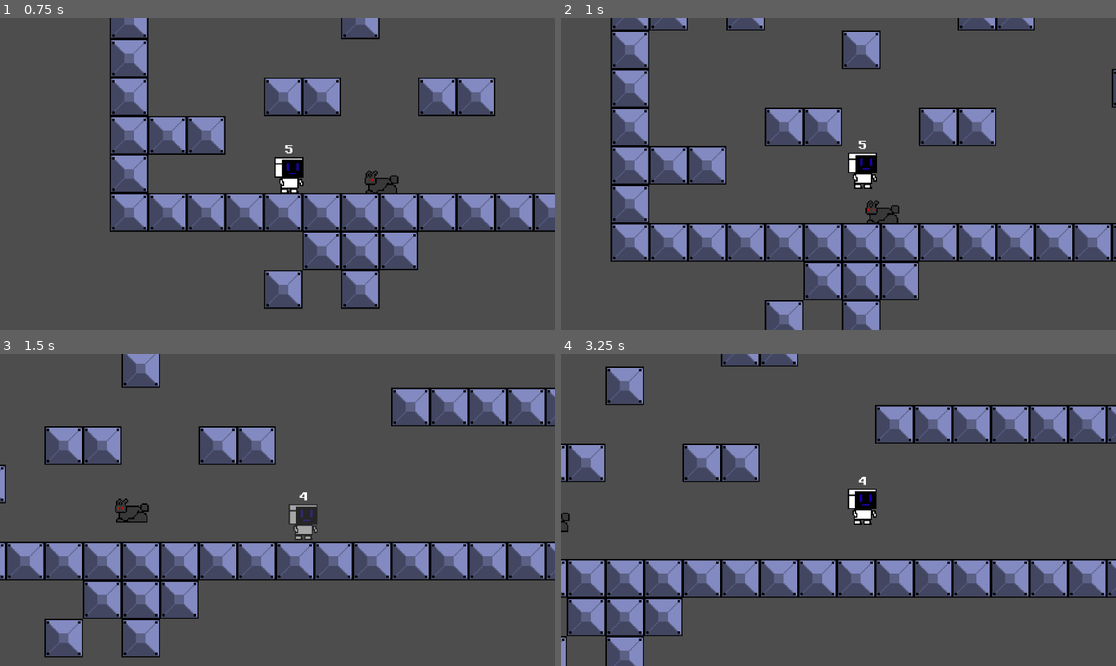
Above: before the commit, frames 1-4 (two rows, left to right).
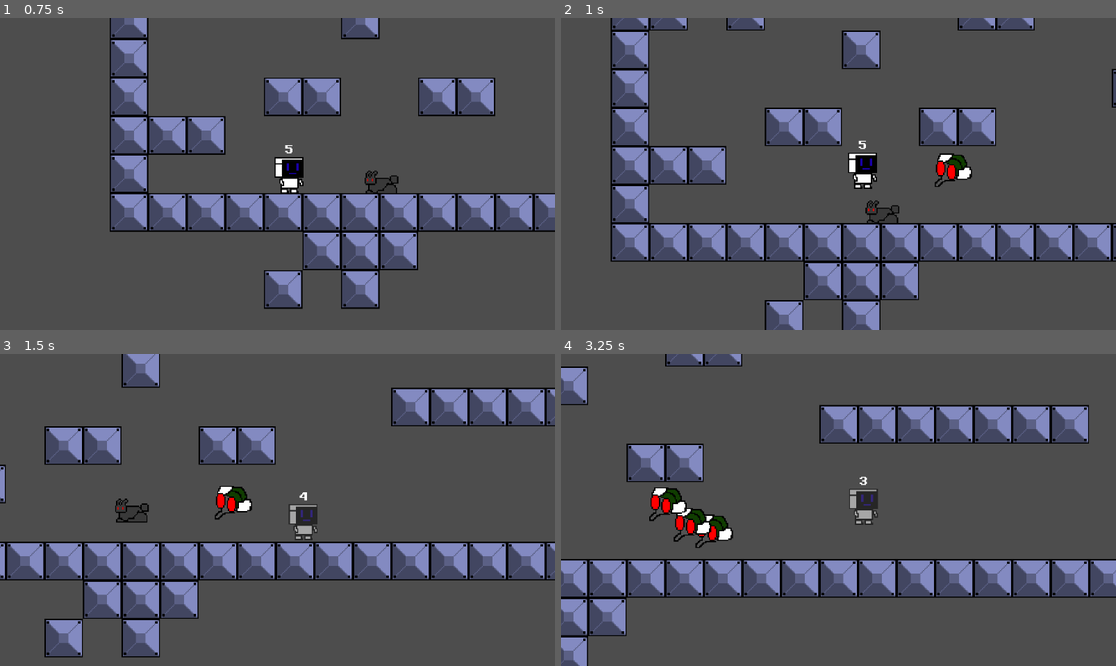
Above: after the commit, the same moments.

Repository: DanielKuhnDeAraujo/Robozin
Game: Godot game, scene res://scenes/jogo.tscn
The game is run twice, just before and just after one commit, with the same random seed, the same clock (stepped at 60 frames per second) and the same inputs.
Inputs:
- Up to frame 1 (0.75 s): hold D (andar_direita) from 0.53 s (still down)
- Up to frame 2 (1 s): keep holding D (andar_direita); tap Space (pulo) at 0.77 s
- Up to frame 3 (1.5 s): keep holding D (andar_direita)
- Up to frame 4 (3.25 s): tap Space (pulo) at 1.52, 3.02 s; release D (andar_direita) at 2.03 s; hold Left (andar_esquerda) 2.03-2.78 s; hold D (andar_direita) from 2.78 s (still down)

Frame 1 is identical in both runs. In frame 2, 0.5% of the frame differs, in the area x 67-75%, y 43-55%; in frame 3, 0.5%; in frame 4, 20%, in the area x 0-100%, y 0-100%.
Error before the commit: Invalid access to property or key 'tempo' on a base object of type 'Node'. (res://spawner.gd:4)

Commit message:
spawner pronto sem limite

Diff:
--- a/scenes/jogo.tscn
+++ b/scenes/jogo.tscn
@@ -1,10 +1,11 @@
-[gd_scene load_steps=8 format=4 uid="uid://6ab4csixupru"]
+[gd_scene load_steps=9 format=4 uid="uid://6ab4csixupru"]
 
 [ext_resource type="Texture2D" uid="uid://cru8p50xi80xq" path="res://assets/New Piskel (1).png" id="1_sq8yp"]
 [ext_resource type="PackedScene" uid="uid://cfocn7rvh5kjq" path="res://scenes/player.tscn" id="2_1b3iq"]
 [ext_resource type="PackedScene" uid="uid://b4omf38i3lm37" path="res://scenes/mosca.tscn" id="3_1b3iq"]
 [ext_resource type="PackedScene" uid="uid://blh18oii8husf" path="res://scenes/cueio.tscn" id="4_k05ng"]
 [ext_resource type="PackedScene" uid="uid://34aovjujrsni" path="res://scenes/spawner.tscn" id="5_0c0ry"]
+[ext_resource type="Script" uid="uid://dubcrbr6od3x5" path="res://scenes/node.gd" id="5_4sjka"]
 
 [sub_resource type="TileSetAtlasSource" id="TileSetAtlasSource_sq8yp"]
 texture = ExtResource("1_sq8yp")
@@ -41,6 +42,7 @@
 position = Vector2(134, 32)
 
 [node name="Node" type="Node" parent="."]
+script = ExtResource("5_4sjka")
 
 [node name="spawner" parent="Node" instance=ExtResource("5_0c0ry")]
-position = Vector2(304, 11)
+position = Vector2(188, -10)
--- a/scenes/node.gd
+++ b/scenes/node.gd
@@ -1,11 +1,3 @@
 extends Node
-var dano =1
-
-# Called when the node enters the scene tree for the first time.
-func _ready() -> void:
-	pass # Replace with function body.
-
-
-# Called every frame. 'delta' is the elapsed time since the previous frame.
-func _process(delta: float) -> void:
-	pass
+var tempo =1
+var inimigo  = preload("res://scenes/mosca.tscn")
--- a/spawner.gd
+++ b/spawner.gd
@@ -6,3 +6,4 @@
 func _on_intervalo_timeout() -> void:
 	var novo_bicho = get_parent().inimigo.instantiate()
 	novo_bicho.global_position = global_position
+	get_tree().root.add_child(novo_bicho)
